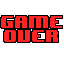
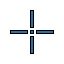
The second 64 x 64 image is a revision of the first. Changes to its layers:
added layer "CrossHair" in group "Misc" over (10, 10, 54, 54)
hid "Game Over" over (0, 15, 63, 43)
